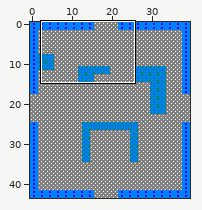
Tiled map -- game/assets/map1.tmx. Above, an overview of the earlier version with the close-up marked.
Close-up. First the earlier version:
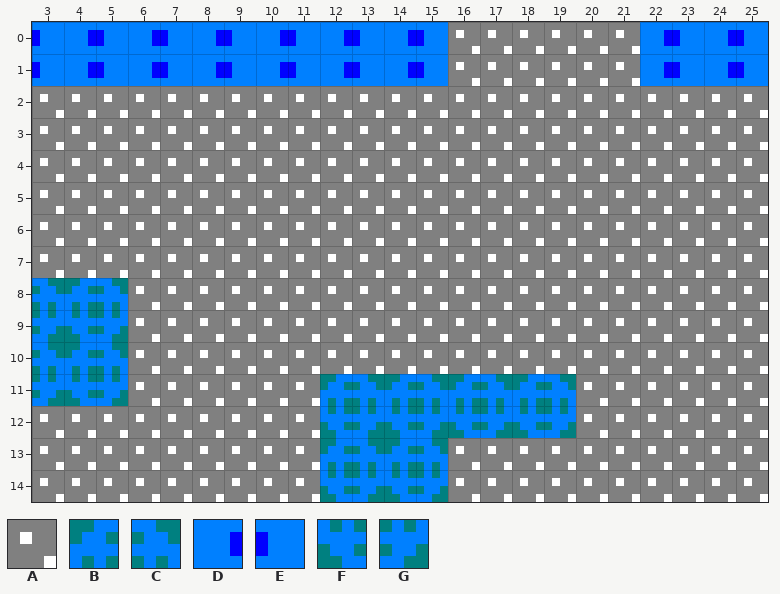
Cells are 4x4 px. Shown: x 3..25, y 0..14. The commit also changed other parts of the map, which this record leaves out.
Key: from "tiles5": A 0, B 3, C 4, D 6, E 7, F 8, G 9.
_ is an empty cell.
Layer "Capa de Patrones 1" before, first column x 3:
 0 EDEDEDEDEDEDEAAAAAADEDE
 1 EDEDEDEDEDEDEAAAAAADEDE
 2 AAAAAAAAAAAAAAAAAAAAAAA
 3 AAAAAAAAAAAAAAAAAAAAAAA
 4 AAAAAAAAAAAAAAAAAAAAAAA
 5 AAAAAAAAAAAAAAAAAAAAAAA
 6 AAAAAAAAAAAAAAAAAAAAAAA
 7 AAAAAAAAAAAAAAAAAAAAAAA
 8 CBCAAAAAAAAAAAAAAAAAAAA
 9 GFGAAAAAAAAAAAAAAAAAAAA
10 CBCAAAAAAAAAAAAAAAAAAAA
11 GFGAAAAAABCBCBCBCAAAAAA
12 AAAAAAAAAFGFGFGFGAAAAAA
13 AAAAAAAAABCBCAAAAAAAAAA
14 AAAAAAAAAFGFGAAAAAAAAAA
Once edited:
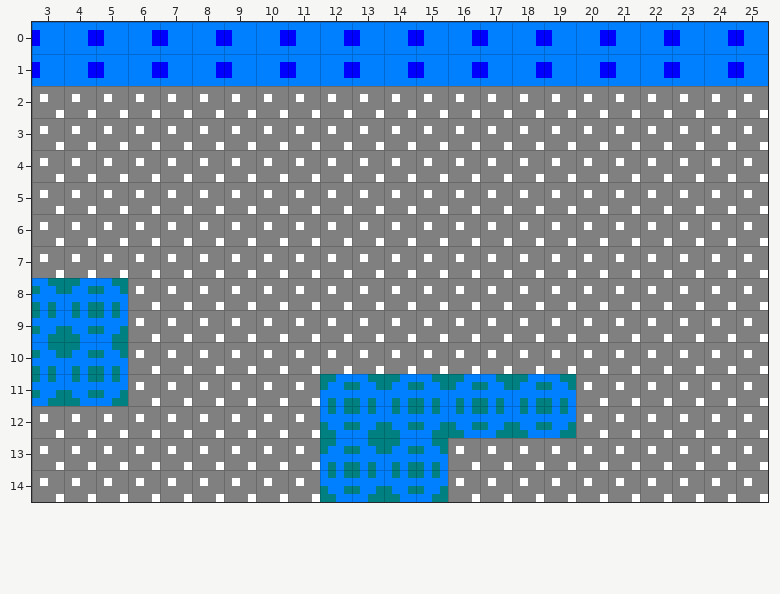
Diff:
Layer "Capa de Patrones 1":
y 0..1: x 16..21 AAAAAA -> DEDEDE
Changed places in both close-ups, as pixel boxes (x1, y1, x2, y2):
changed: (448, 22, 640, 86)
